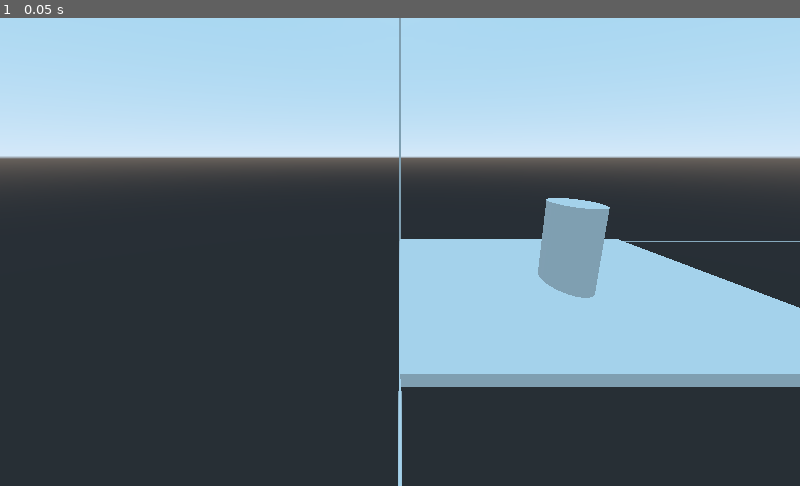
Above: before the commit, frame 1.
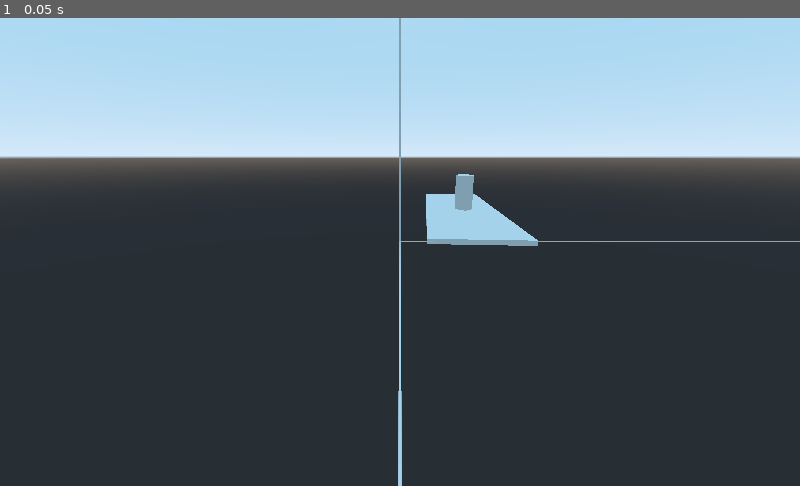
Above: after the commit, the same moment.

Repository: bluenote10/GodotExperiments
Game: Godot game, scene res://main.tscn
The game is run twice, just before and just after one commit, with the same random seed, the same clock (stepped at 60 frames per second) and the same inputs.
Inputs:
- Up to frame 1 (0.05 s): no input

The runs differ from the first frame. In frame 1, 16% of the frame differs, in the area x 50-100%, y 33-79%.

Commit message:
more checks

Diff:
--- a/TransformChecks/main.tscn
+++ b/TransformChecks/main.tscn
@@ -1,4 +1,6 @@
-[gd_scene load_steps=4 format=2]
+[gd_scene load_steps=5 format=2]
+
+[ext_resource path="res://object.gd" type="Script" id=1]
 
 [sub_resource type="CubeMesh" id=2]
 
@@ -9,6 +11,8 @@
 [node name="Spatial" type="Spatial"]
 
 [node name="Object" type="Spatial" parent="."]
+transform = Transform( 0.141474, 0, 0.498747, 0, 1, 0, -1.99499, 0, 0.0353686, 1, 0, 0 )
+script = ExtResource( 1 )
 
 [node name="MeshInstance" type="MeshInstance" parent="Object"]
 transform = Transform( 4, 0, 0, 0, 0.1, 0, 0, 0, 4, 4, 0, 4 )
--- /dev/null
+++ b/TransformChecks/object.gd
@@ -0,0 +1,24 @@
+tool
+extends Spatial
+
+
+export(bool) var _reload = false setget _reload
+
+
+func _reload(x):
+    print("reloading tool")
+
+    var T := Transform.IDENTITY.translated(Vector3(1, 0, 0))
+
+    var S := Transform.IDENTITY.scaled(Vector3(2, 1, 0.5))
+
+    var R := Transform.IDENTITY.rotated(Vector3(0, 1, 0), 1.5)
+
+    var base = T*R*S
+
+    transform = base
+
+    # Any S * R produces an "invalid" transform:
+    # transform = S * R
+    # transform = R.scaled(Vector3(2, 1, 0.5))
+    # transform = Transform.IDENTITY.rotated(Vector3(0, 1, 0), PI/4).scaled(Vector3(0.5, 1, 1))
